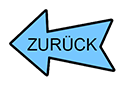
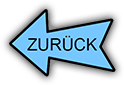
Comparing the layer stacks of the two (124, 85) images. Changes:
pixels changed over left=1, top=1, right=123, bottom=84 (layer not identified)
